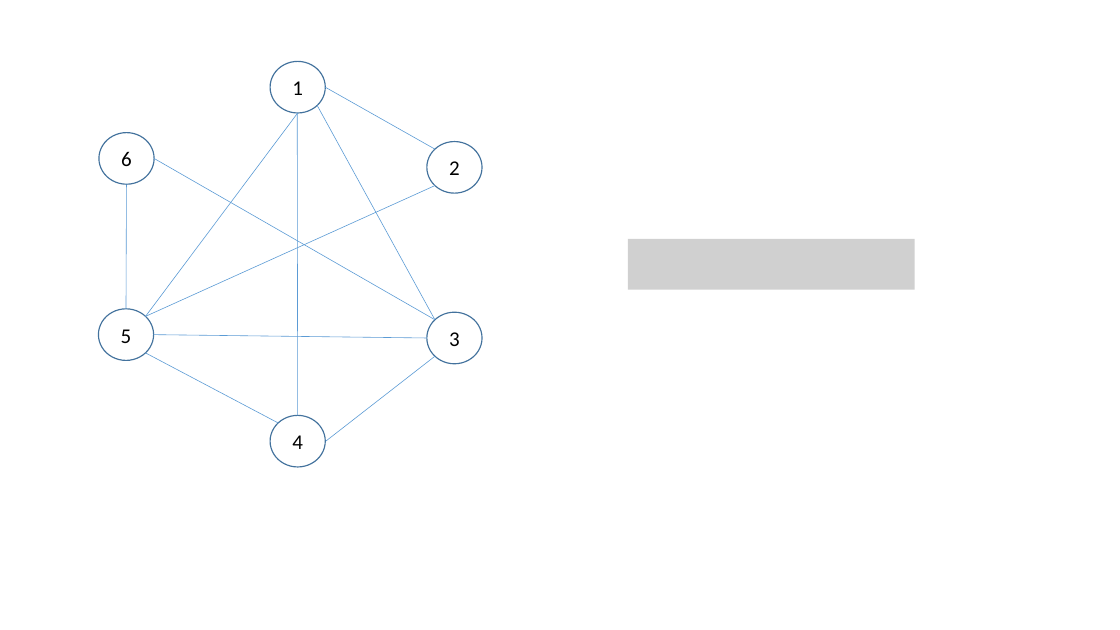
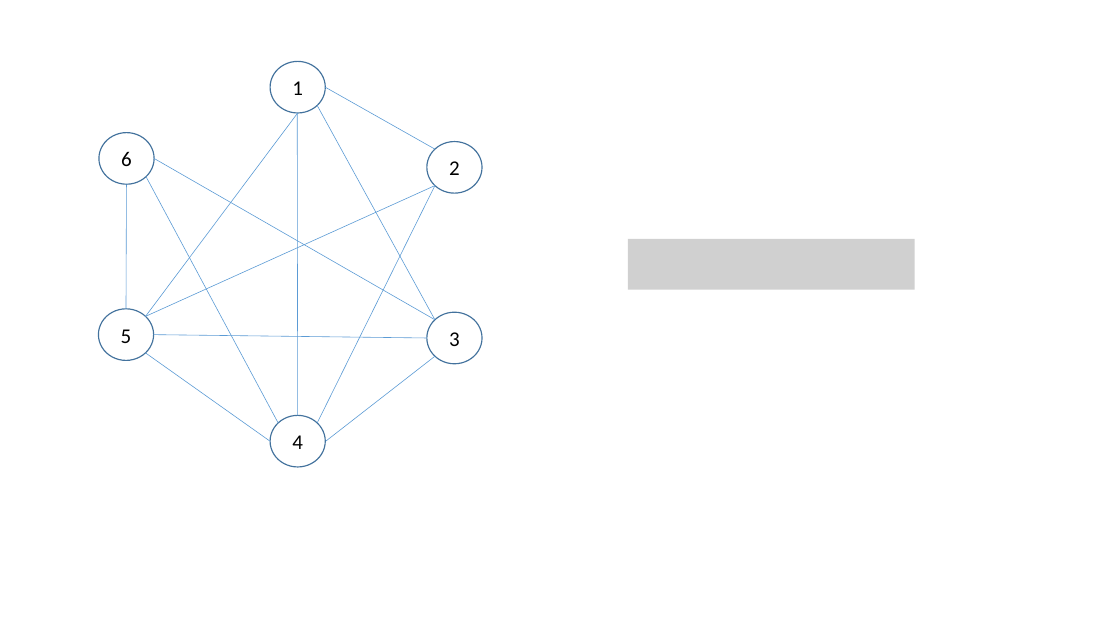
Before and after one commit to nagyandras95/Egyetem, a slide deck: slide 6 of halozatok/Load-Optimal Local Fast Rerouting for Relisient Networks.pptx. Drawn at 1120x630 pixels with LibreOffice and Linux fonts; fonts in the diff are those of the drawing; grey boxes stand for pictures. Boxes give left, top, right and bottom in pixels: in the first picture for what was removed or moved away, otherwise in the second. Text is boxed around its words. In the diff, an @@ line names an element or a change of style, - is before the commit and + after.

```diff
--- a/halozatok/Load-Optimal Local Fast Rerouting for Relisient Networks.pptx
+++ b/halozatok/Load-Optimal Local Fast Rerouting for Relisient Networks.pptx
@@ line added from (146, 176) to (278, 423), #5B9BD5 0.5 pt @@
@@ line added from (318, 423) to (435, 186), #5B9BD5 0.5 pt @@
@@ line moved from (145, 353) - (278, 423) to (145, 353) - (271, 441) @@
```
Also in this commit, not shown: 4 slides added.
